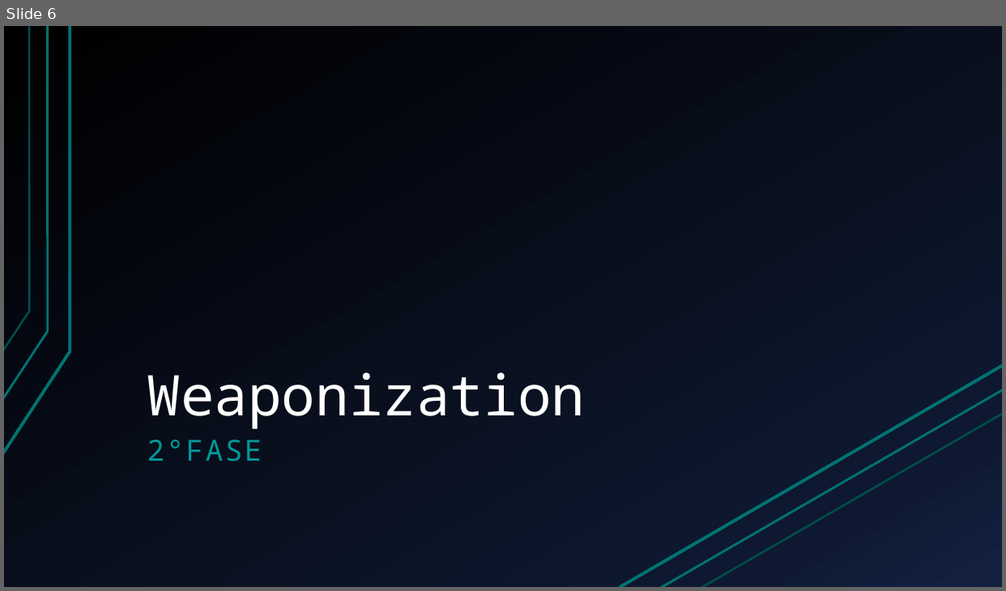
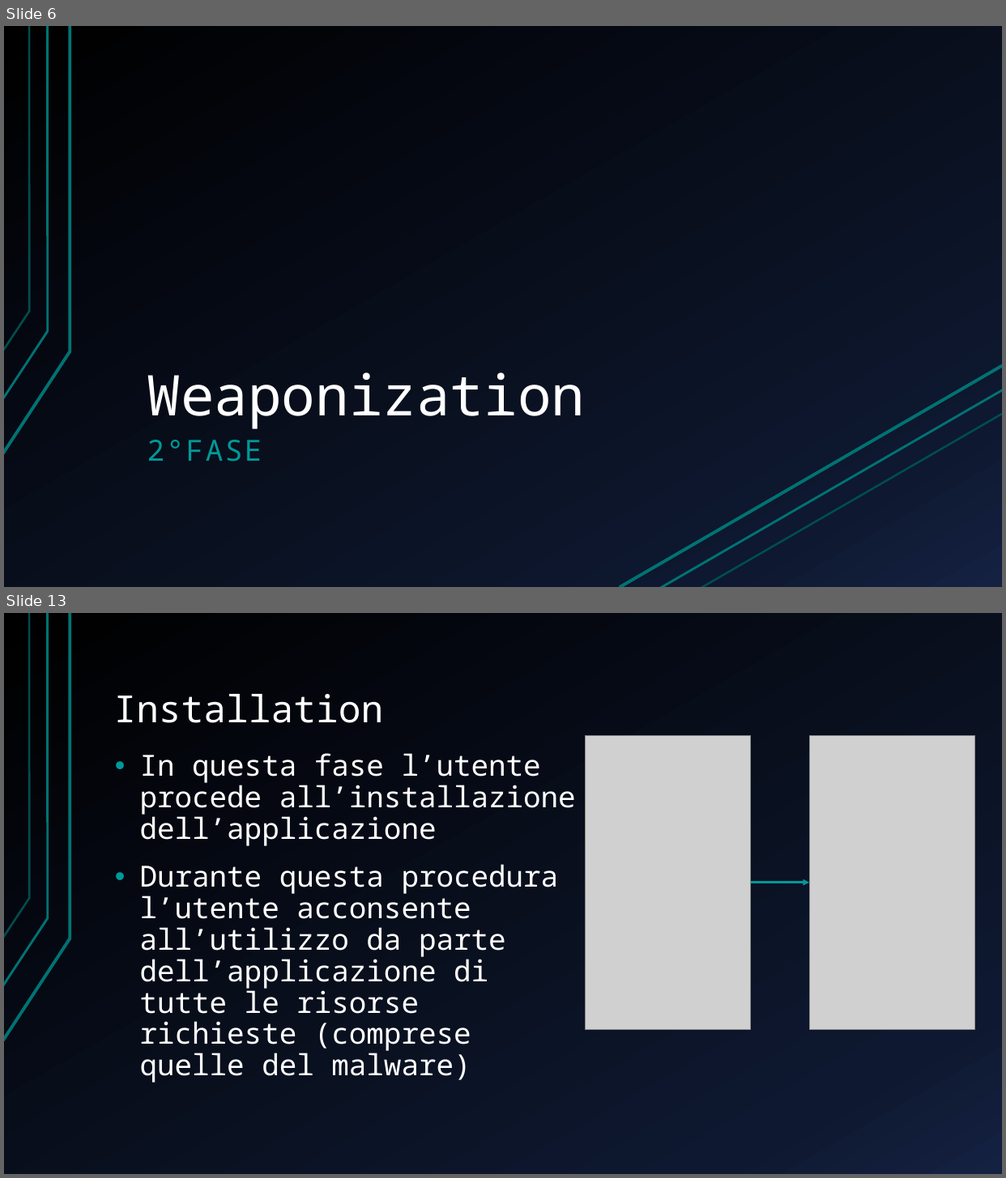
Before and after one commit to espositoandrea/APKBackdoor, a slide deck: Presentazione.pptx. Shown one above the other, each under a label of ours: slide 6 before the commit, slides 6 and 13 after it; the slides between them are not shown. The pictures are 1006x591 and 1006x1178 pixels, drawn with LibreOffice and Linux fonts; fonts in the diff are those of the drawing; grey boxes stand for pictures. Boxes give left, top, right and bottom in pixels: in the first picture for what was removed or moved away, otherwise in the second. Text is boxed around its words. In the diff, an @@ line names an element or a change of style, - is before the commit and + after.

```diff
--- a/Presentazione.pptx
+++ b/Presentazione.pptx
@@ slide 13 added at <box>4,613,1002,1174</box>, background gradient #000000 to #0F1931 to #142242; not listed: 3 template elements that a slide beside it also shows @@
@@ title added at <box>114,694,384,723</box>, 36 pt, text #FFFFFF @@
+Installation
@@ text added at <box>140,753,576,1051</box>, 28 pt, text #FFFFFF @@
+• In questa fase l’utente procede all’installazione dell’applicazione
+• Durante questa procedura l’utente acconsente all’utilizzo da parte dell’applicazione di tutte le risorse richieste (comprese quelle del malware)
@@ picture added at <box>586,736,751,1030</box> @@
@@ picture added at <box>809,736,975,1030</box> @@
@@ arrow added from (751, 883) to (809, 883), #009999 2 pt @@
```
Also in this commit, not shown: 4 slides changed, 11 other slides added, 5 slides removed, 1 other file.
